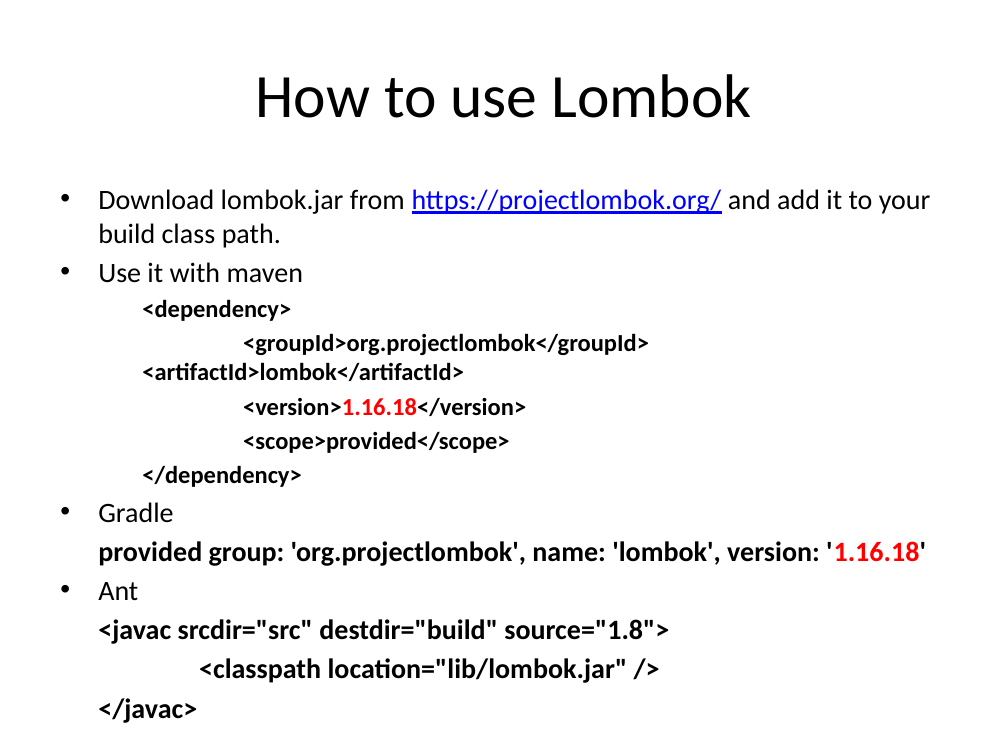
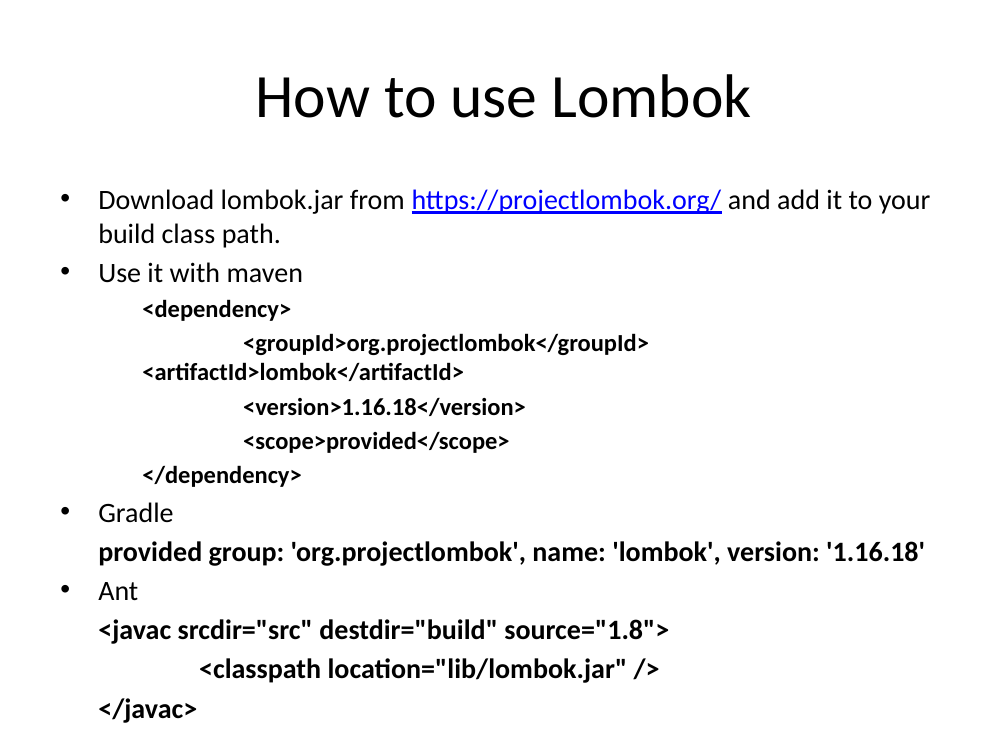
Before and after one commit to doychin/java2days, a slide deck: slide 8 of Making our day job easy.pptx (slide 7 before the commit). Drawn at 1008x756 pixels with LibreOffice and Linux fonts; fonts in the diff are those of the drawing; background and template pictures are left out. Boxes give left, top, right and bottom in pixels: in the first picture for what was removed or moved away, otherwise in the second. Text is boxed around its words. In the diff, an @@ line names an element or a change of style, - is before the commit and + after.

```diff
--- a/Making our day job easy.pptx
+++ b/Making our day job easy.pptx
@@ text at (98,397,925,566): text colour #FF0000 to #000000 in "<version>1.16.18</version>", "'1.16.18'" @@
```
Also in this commit, not shown: 5 other slides changed, 4 slides added, 3 other files.
